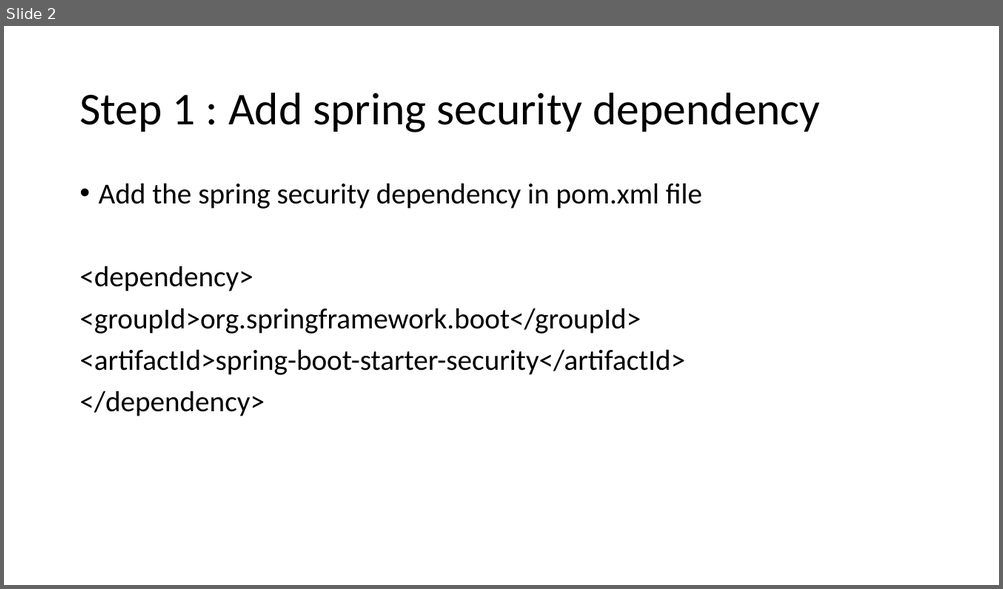
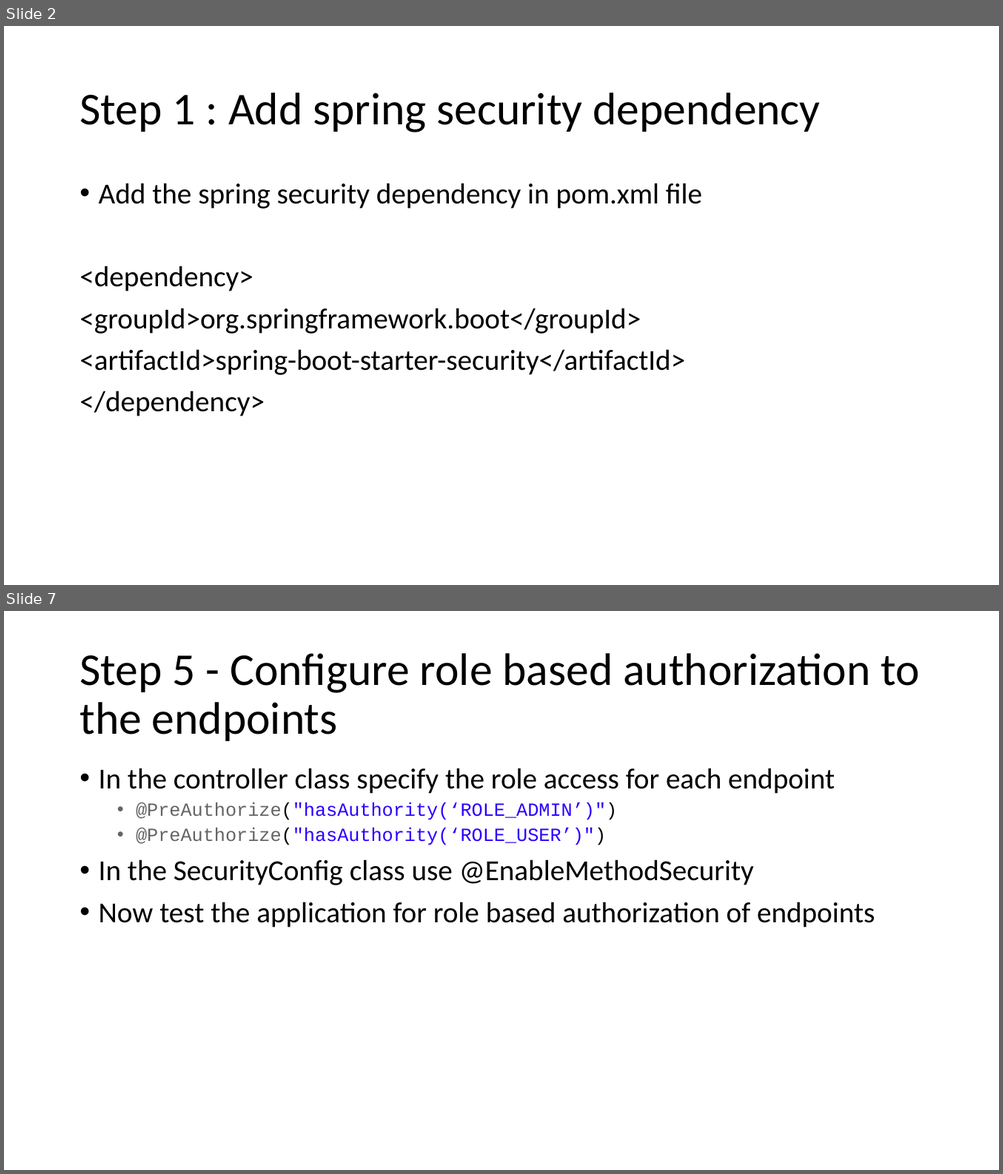
Before and after one commit to august-2026-training/PPTs, a slide deck: 3. Spring_Security_7_Securing_Rest_Endpoints.pptx. Shown one above the other, each under a label of ours: slide 2 before the commit, slides 2 and 7 after it; the slides between them are not shown. The pictures are 1003x589 and 1003x1174 pixels, drawn with LibreOffice and Linux fonts; fonts in the diff are those of the drawing. Boxes give left, top, right and bottom in pixels: in the first picture for what was removed or moved away, otherwise in the second. Text is boxed around its words. In the diff, an @@ line names an element or a change of style, - is before the commit and + after.

```diff
--- a/3. Spring_Security_7_Securing_Rest_Endpoints.pptx
+++ b/3. Spring_Security_7_Securing_Rest_Endpoints.pptx
@@ slide 7 added at [4,611,999,1170], background #FFFFFF @@
@@ title added at [79,653,919,741], 44 pt, text #000000 @@
+Step 5 - Configure role based authorization to the endpoints
@@ text added at [99,768,874,928], 28 pt, text #000000 @@
+• In the controller class specify the role access for each endpoint
+  • @PreAuthorize("hasAuthority(‘ROLE_ADMIN’)")
+  • @PreAuthorize("hasAuthority(‘ROLE_USER’)")
+• In the SecurityConfig class use @EnableMethodSecurity
+• Now test the application for role based authorization of endpoints
```
Also in this commit, not shown: 9 slides changed, 4 other slides added.
